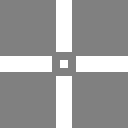
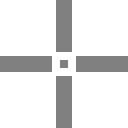
Revision of a layered 128 × 128 image; what changed, layer by layer:
added layer "Layer 2" above "Layer 1" over [0,0,128,128]
hid "Layer 1" over [0,0,128,128]
